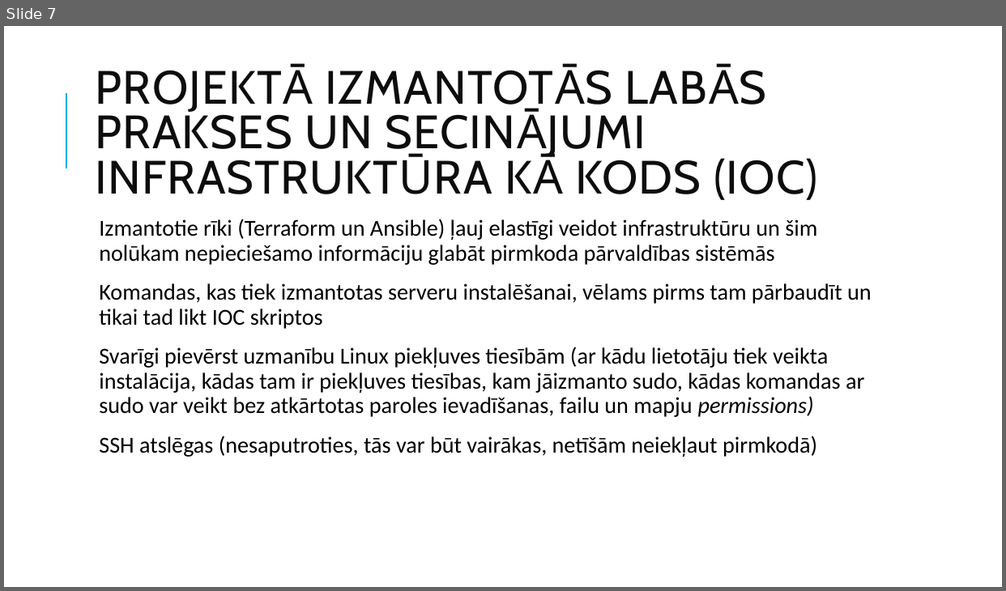
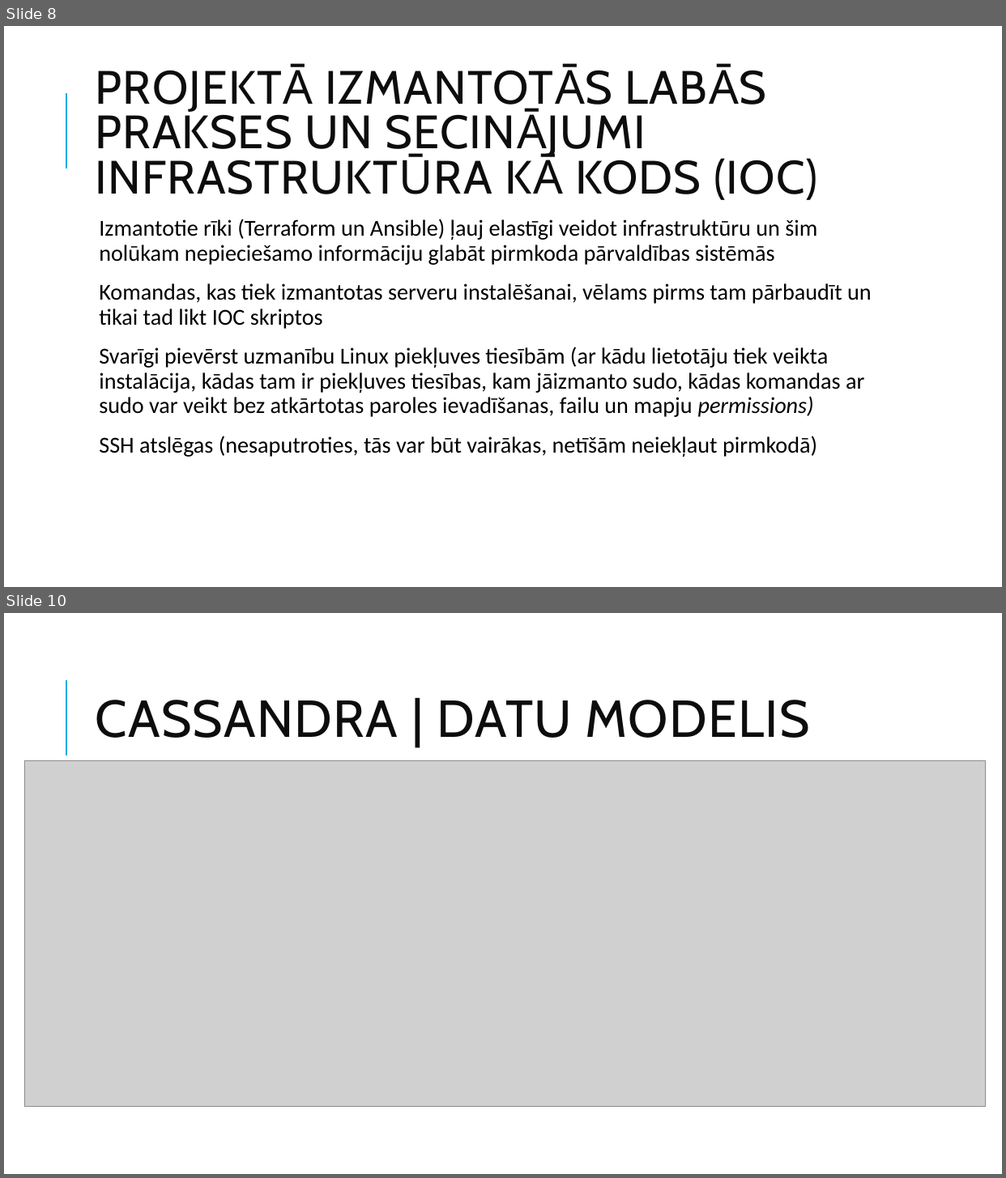
Before and after one commit to DitaGabalina/devops_db_group, a slide deck: docs/Slaidi.2022.07.04_v2.pptx. Shown one above the other, each under a label of ours: slide 7 before the commit, slides 8 and 10 after it; the slides between them are not shown. The pictures are 1006x591 and 1006x1178 pixels, drawn with LibreOffice and Linux fonts; fonts in the diff are those of the drawing; grey boxes stand for pictures. Boxes give left, top, right and bottom in pixels: in the first picture for what was removed or moved away, otherwise in the second. Text is boxed around its words. In the diff, an @@ line names an element or a change of style, - is before the commit and + after.

```diff
--- a/docs/Slaidi.2022.07.04_v2.pptx
+++ b/docs/Slaidi.2022.07.04_v2.pptx
@@ slide 10 added at box(4, 613, 1002, 1174), background #FFFFFF; not listed: 1 template element that a slide beside it also shows @@
@@ title added at box(96, 700, 810, 738), 50 pt, text #0D0D0D @@
+CASSANDRA | DATU MODELIS
@@ picture added at box(24, 760, 986, 1106) @@
@@ what was slide 7 is now slide 8 @@
```
Also in this commit, not shown: 2 slides changed, 4 other slides added.
